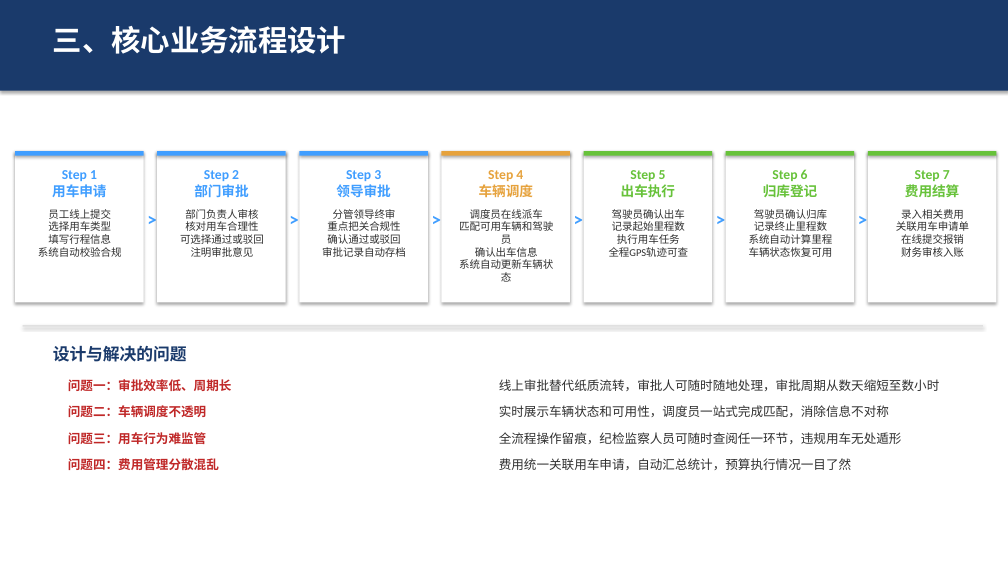
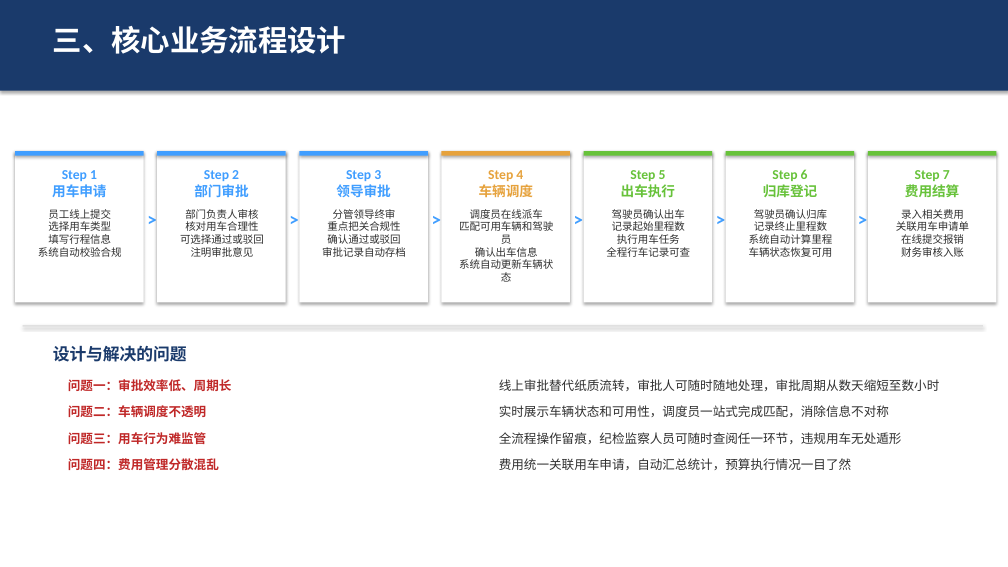
Before and after one commit to huaijiannan/vehicle-mokeycode, a slide deck: slide 4 of 公务用车管理信息系统-汇报方案.pptx. Drawn at 1008x567 pixels with LibreOffice and Linux fonts; fonts in the diff are those of the drawing. Boxes give left, top, right and bottom in pixels: in the first picture for what was removed or moved away, otherwise in the second. Text is boxed around its words. In the diff, an @@ line names an element or a change of style, - is before the commit and + after.

```diff
--- a/公务用车管理信息系统-汇报方案.pptx
+++ b/公务用车管理信息系统-汇报方案.pptx
@@ text at box(606, 209, 690, 257): text changed @@
-驾驶员确认出车
-记录起始里程数
-执行用车任务
-全程GPS轨迹可查
+驾驶员确认出车
+记录起始里程数
+执行用车任务
+全程行车记录可查
```
Also in this commit, not shown: 2 other slides changed, 2 other files.
